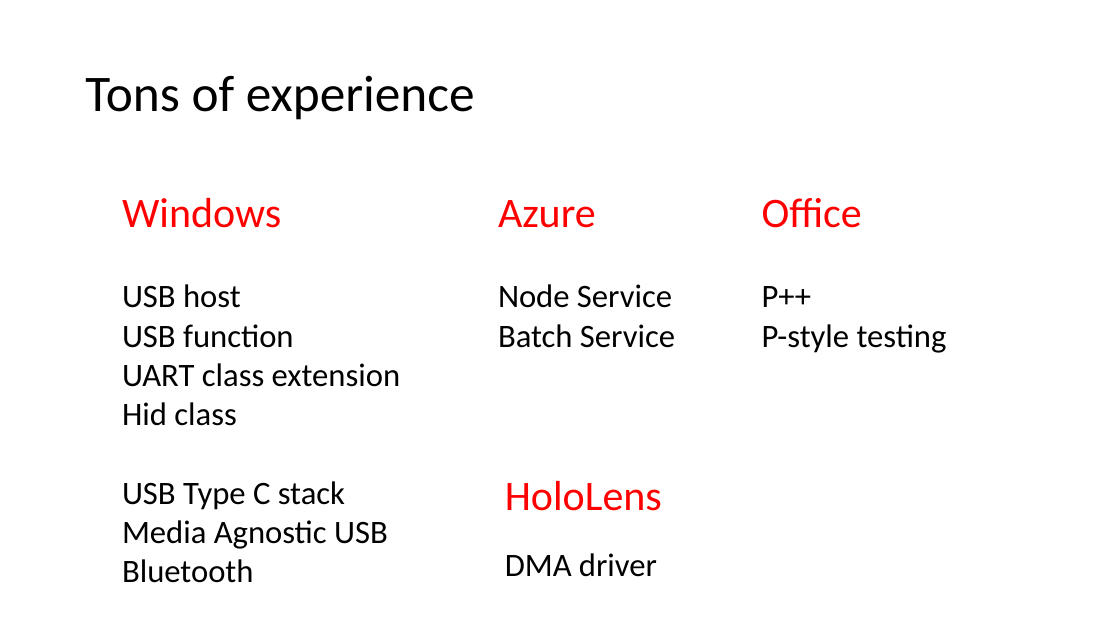
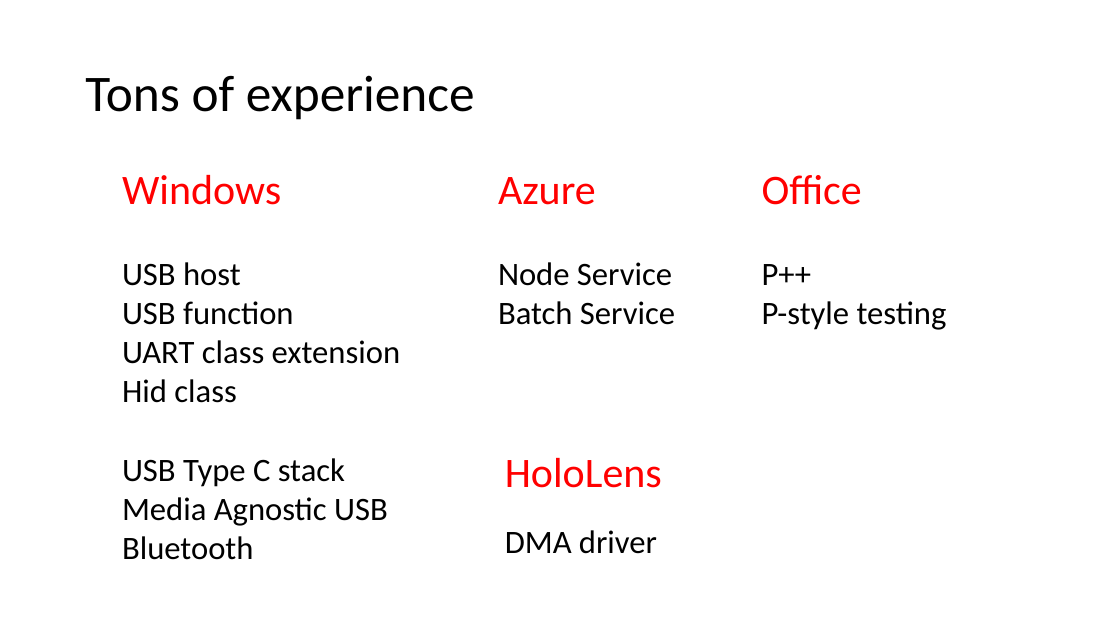
Before and after one commit to p-org/P, a slide deck: slide 5 of Tutorial/P-tutorial.pptx (slide 4 before the commit). Drawn at 1120x630 pixels with LibreOffice and Linux fonts; fonts in the diff are those of the drawing. Boxes give left, top, right and bottom in pixels: in the first picture for what was removed or moved away, otherwise in the second. Text is boxed around its words. In the diff, an @@ line names an element or a change of style, - is before the commit and + after.

```diff
--- a/Tutorial/P-tutorial.pptx
+++ b/Tutorial/P-tutorial.pptx
@@ 3 texts: place and size @@
-3 texts at [122, 198, 947, 583]
+3 texts at [122, 175, 947, 560]
@@ text "HoloLens": place and size @@
-text "HoloLens" at [505, 481, 662, 577]
+text "HoloLens" at [505, 458, 662, 554]
```
Also in this commit, not shown: 4 other slides changed, 3 slides added, 2 slides removed.
